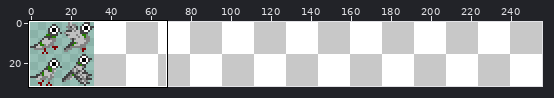
Sprite sheet -- assets/sprites.png. The picture above shows the old version from afar; the outline marks the close-up.
Close-up. First the earlier version:
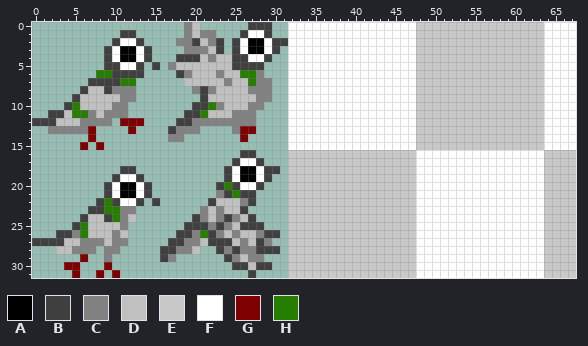
The file is 256x32 pixels. Shown: x 0..67, y 0..31.
Palette (. is transparent): A #000000  B #404040  C #828282  D #c0c0c0  E #c8c8c8  F #ffffff  G #7f0000  H #267f00
Pixels before, first column x 0:
 0 ...................CD......BBB..FFFFFFFFFFFFFFFFEEEEEEEEEEEEEEEEFFFF
 1 ...........BB......CDCC...BFFB..FFFFFFFFFFFFFFFFEEEEEEEEEEEEEEEEFFFF
 2 ..........BFFB....CCBDCB.BFAAFBBFFFFFFFFFFFFFFFFEEEEEEEEEEEEEEEEFFFF
 3 .........BFAAFB....CCCDB.BFAAFB.FFFFFFFFFFFFFFFFEEEEEEEEEEEEEEEEFFFF
 4 .........BFAAFB...BBBDCDDBBFFB..FFFFFFFFFFFFFFFFEEEEEEEEEEEEEEEEFFFF
 5 .........BBFFB.B.CDDDDDDDBBBB...FFFFFFFFFFFFFFFFEEEEEEEEEEEEEEEEFFFF
 6 ........HHBBBB....BCDDDCDDHHC...FFFFFFFFFFFFFFFFEEEEEEEEEEEEEEEEFFFF
 7 .......BBBBHH......DDDDDCDDHCC..FFFFFFFFFFFFFFFFEEEEEEEEEEEEEEEEFFFF
 8 ......BDDBCCC.......CBCDDDDCCC..FFFFFFFFFFFFFFFFEEEEEEEEEEEEEEEEFFFF
 9 .....BDDDDDCC........BDDDDDDCC..FFFFFFFFFFFFFFFFEEEEEEEEEEEEEEEEFFFF
10 ....BHDDDDCC........BBHCDDDCC...FFFFFFFFFFFFFFFFEEEEEEEEEEEEEEEEFFFF
11 ..BBDHHCDCCC.......BBHDDDCCC....FFFFFFFFFFFFFFFFEEEEEEEEEEEEEEEEFFFF
12 BBBDDDCCCC.GGG....BBCCCCCCCC....FFFFFFFFFFFFFFFFEEEEEEEEEEEEEEEEFFFF
13 ..CCCCCG....G....BCCC....CGG....FFFFFFFFFFFFFFFFEEEEEEEEEEEEEEEEFFFF
14 .......G.........CC.......G.....FFFFFFFFFFFFFFFFEEEEEEEEEEEEEEEEFFFF
15 ......G.G.......................FFFFFFFFFFFFFFFFEEEEEEEEEEEEEEEEFFFF
16 ..........................BB....EEEEEEEEEEEEEEEEFFFFFFFFFFFFFFFFEEEE
17 .........................BFFB...EEEEEEEEEEEEEEEEFFFFFFFFFFFFFFFFEEEE
18 ...........BB...........BFAAFBB.EEEEEEEEEEEEEEEEFFFFFFFFFFFFFFFFEEEE
19 ..........BFFB..........BFAAFB..EEEEEEEEEEEEEEEEFFFFFFFFFFFFFFFFEEEE
20 .........BFAAFB........BHBFFB...EEEEEEEEEEEEEEEEFFFFFFFFFFFFFFFFEEEE
21 .........BFAAFB........CBHBB....EEEEEEEEEEEEEEEEFFFFFFFFFFFFFFFFEEEE
22 ........BHBFFB.B......BDDDCB....EEEEEEEEEEEEEEEEFFFFFFFFFFFFFFFFEEEE
23 .......BBHHCC........CDCDDB.....EEEEEEEEEEEEEEEEFFFFFFFFFFFFFFFFEEEE
24 ......BDDBHCD.......BCDCBCDB....EEEEEEEEEEEEEEEEFFFFFFFFFFFFFFFFEEEE
25 .....BHDDDDC.......BBBCBCDBBB...EEEEEEEEEEEEEEEEFFFFFFFFFFFFFFFFEEEE
26 ...BBCHDDDCD......BBCHBCDCDDCBB.EEEEEEEEEEEEEEEEFFFFFFFFFFFFFFFFEEEE
27 BBBBDDCCCDCC.....BBCCDBBBDCDBC..EEEEEEEEEEEEEEEEFFFFFFFFFFFFFFFFEEEE
28 ...DDCCC.CC.....BBCCD..BCBCCBBB.EEEEEEEEEEEEEEEEFFFFFFFFFFFFFFFFEEEE
29 ......G..C......BC......BCDCC...EEEEEEEEEEEEEEEEFFFFFFFFFFFFFFFFEEEE
30 ....GG...G...............BBDBB..EEEEEEEEEEEEEEEEFFFFFFFFFFFFFFFFEEEE
31 .....G..G.G................B....EEEEEEEEEEEEEEEEFFFFFFFFFFFFFFFFEEEE
Once edited:
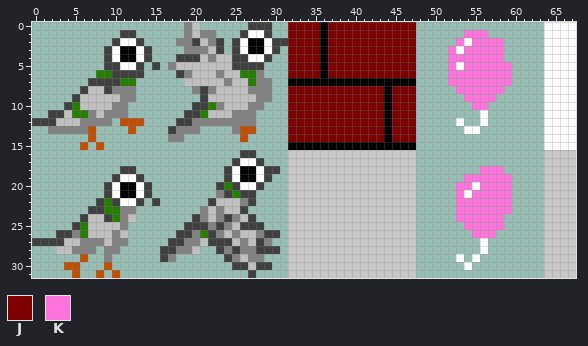
Colours new in this view: J #7f0000  K #ff74dc
Edits made:
Colour G changes from #7f0000 to #c44e00.
The author changed colour F to colour A in rows 0 to 6 at x 36; in row 7 at x 32 to 47; in rows 8 to 14 at x 44; in row 15 at x 32 to 47.
The author changed colour E to colour F in row 2 at x 54; in row 3 at x 53; in row 5 at x 53; in row 11 at x 56; in row 12 at x 53 and 56; in row 13 at x 54 to 55.
The author changed colour F to colour J in rows 0 to 6 at x 32 to 35 and 37 to 47; in rows 8 to 14 at x 32 to 43 and 45 to 47.
The author changed colour E to colour K in row 1 at x 54 to 56; in row 2 at x 53 and 55 to 58; in row 3 at x 52 and 54 to 58; in row 4 at x 52 to 58; in row 5 at x 52 and 54 to 59; in rows 6 to 7 at x 52 to 59.
The author changed colour E to colour K in row 8 at x 53 to 58; in row 9 at x 54 to 57; in row 10 at x 55 to 56.
The author changed colour F to colour K in row 18 at x 56 to 58; in row 19 at x 54 to 59; in row 20 at x 53 to 54 and 56 to 59; in row 21 at x 53 and 55 to 59; in rows 22 to 23 at x 53 to 59; in row 24 at x 53 to 58.
The author changed colour F to colour K in row 25 at x 54 to 58; in row 26 at x 55 to 57.
Colour E is gone in row 0 at x 48 to 63; in row 1 at x 48 to 53 and 57 to 63; in row 2 at x 48 to 52 and 59 to 63; in rows 3 to 4 at x 48 to 51 and 59 to 63; in rows 5 to 7 at x 48 to 51 and 60 to 63; in row 8 at x 48 to 52 and 59 to 63.
Colour E is gone in row 9 at x 48 to 53 and 58 to 63; in row 10 at x 48 to 54 and 57 to 63; in row 11 at x 48 to 55 and 57 to 63; in row 12 at x 48 to 52, 54 to 55 and 57 to 63; in row 13 at x 48 to 53 and 56 to 63; in rows 14 to 15 at x 48 to 63.
Colour F is gone in rows 16 to 17 at x 48 to 63; in row 18 at x 48 to 55 and 59 to 63; in row 19 at x 48 to 53 and 60 to 63; in rows 20 to 23 at x 48 to 52 and 60 to 63; in row 24 at x 48 to 52 and 59 to 63; in row 25 at x 48 to 53 and 59 to 63.
Colour F is gone in row 26 at x 48 to 54 and 58 to 63; in rows 27 to 28 at x 48 to 55 and 57 to 63; in row 29 at x 48 to 52, 54 and 56 to 63; in row 30 at x 48 to 53 and 55 to 63; in row 31 at x 48 to 63.
Pixel boxes of the changes (left, top, right, bottom) in both close-ups:
changed: (240, 22, 544, 278)
changed: (80, 118, 144, 150)
changed: (64, 254, 120, 278)
